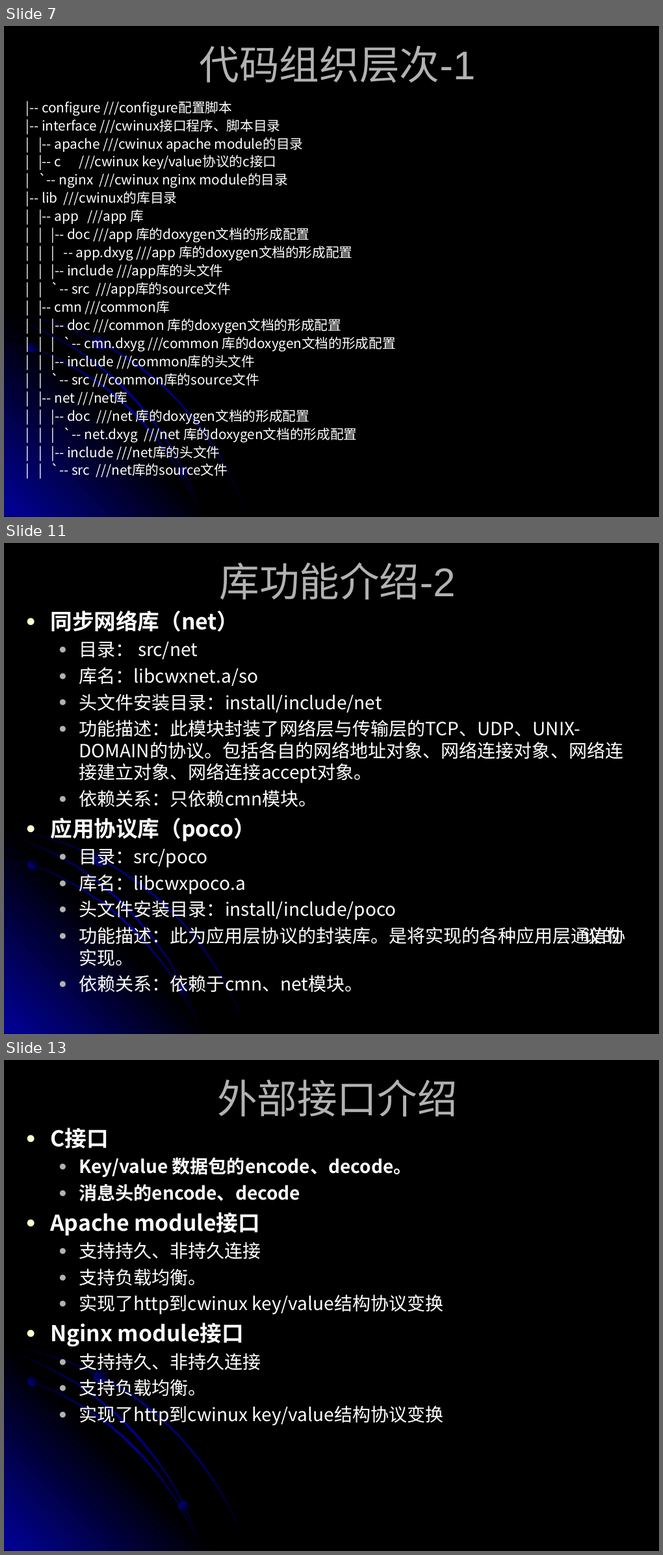
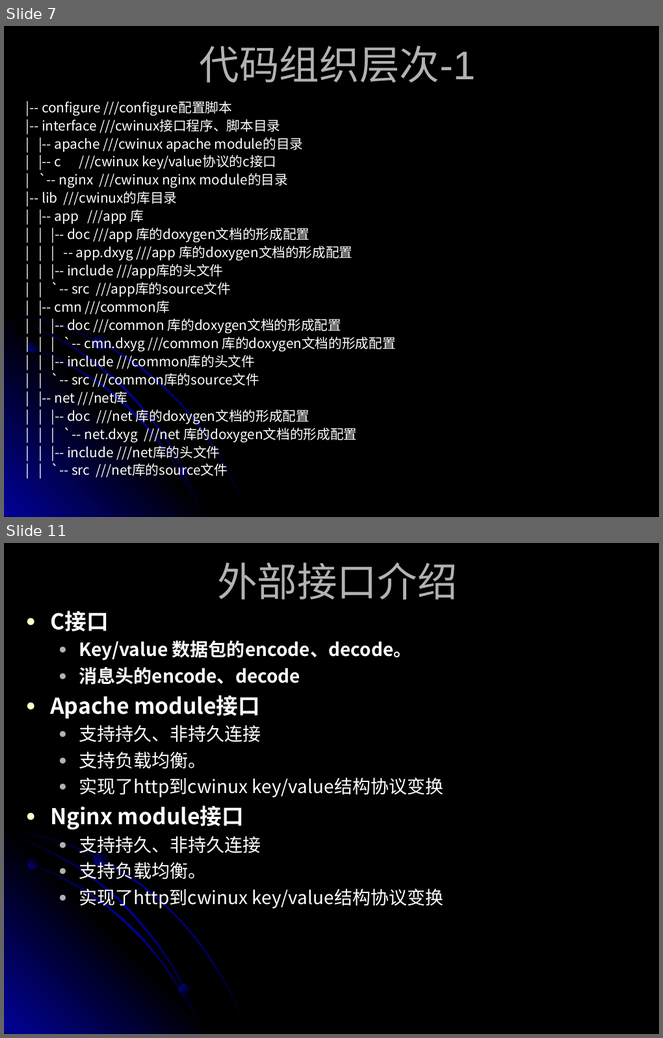
Before and after one commit to suchasplus/cwinux, a slide deck: cwinux/doc/CWINUX introduce.ppt. Shown one above the other, each under a label of ours: slides 7, 11 and 13 before the commit, slides 7 and 11 after it; the slides between them are not shown. The pictures are 663x1555 and 663x1038 pixels, drawn with LibreOffice and Linux fonts; fonts in the diff are those of the drawing. Boxes give left, top, right and bottom in pixels: in the first picture for what was removed or moved away, otherwise in the second. Text is boxed around its words. In the diff, an @@ line names an element or a change of style, - is before the commit and + after.

```diff
--- a/cwinux/doc/CWINUX introduce.ppt
+++ b/cwinux/doc/CWINUX introduce.ppt
@@ slide 11 removed at box(4, 543, 659, 1034), background #000000; not listed: 7 template elements that a slide beside it also shows @@
@@ title removed at box(220, 563, 456, 600) @@
-库功能介绍-2
@@ text removed at box(50, 611, 626, 996) @@
-● 同步网络库（net）
-  ● 目录： src/net
-  ● 库名：libcwxnet.a/so
-  ● 头文件安装目录：install/include/net
-  ● 功能描述：此模块封装了网络层与传输层的TCP、UDP、UNIX-DOMAIN的协议。包括各自的网络地址对象、网络连接对象、网络连接建立对象、网络连接accept对象。
-  ● 依赖关系：只依赖cmn模块。
-● 应用协议库（poco）
-  ● 目录：src/poco
-  ● 库名：libcwxpoco.a
-  ● 头文件安装目录：install/include/poco
-  ● 功能描述：此为应用层协议的封装库。是将实现的各种应用层通信协 议的实现。
-  ● 依赖关系：依赖于cmn、net模块。
@@ what was slide 13 is now slide 11 @@
```
Also in this commit, not shown: 4 slides changed, 1 other slide removed, 2 other files.
